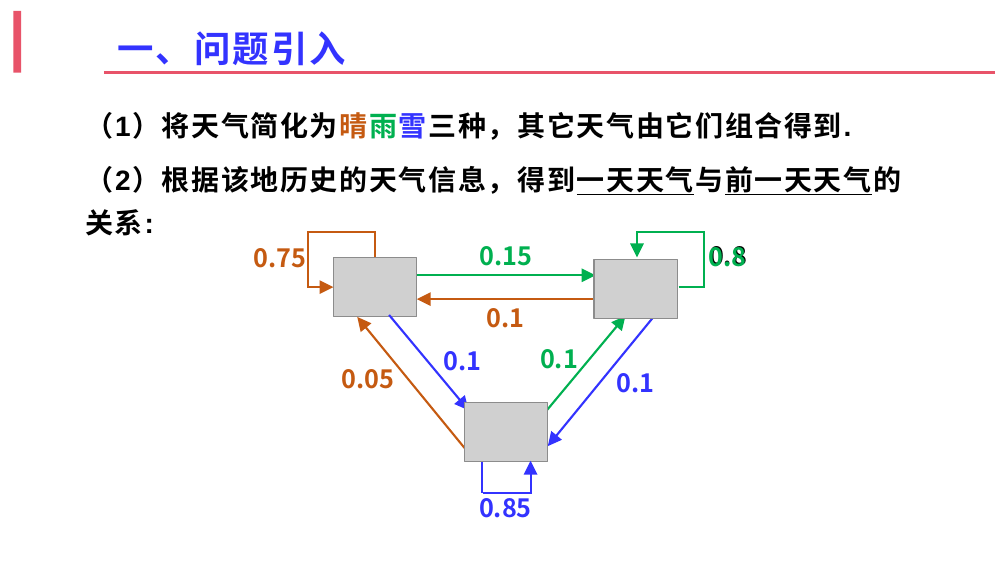
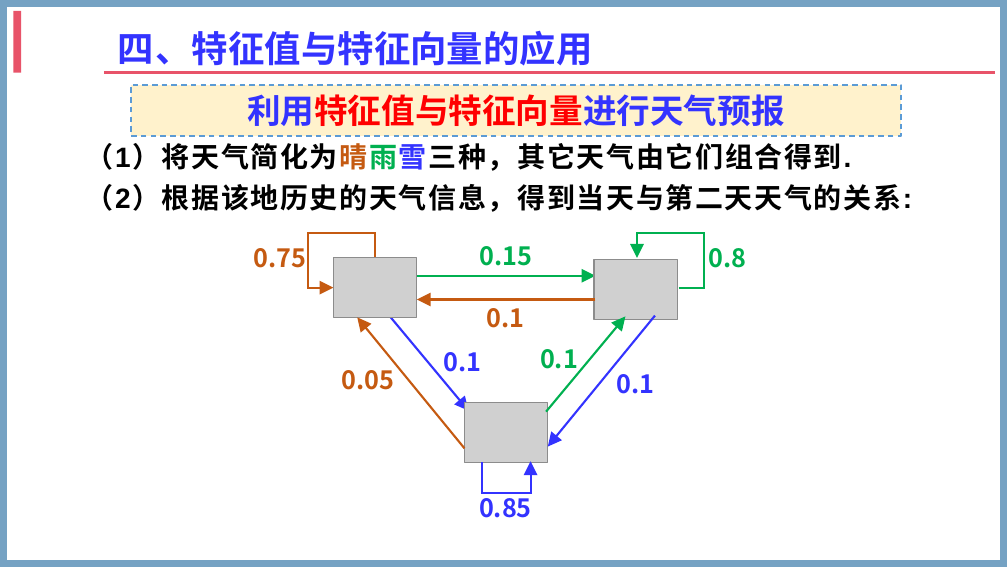
Before and after one commit to zhangshenxing/zhangshenxing.github.io, a slide deck: slide 7 of zsx.pptx (slide 3 before the commit). Drawn at 1008x567 pixels with LibreOffice and Linux fonts; fonts in the diff are those of the drawing; grey boxes stand for pictures; background and template pictures are left out. Boxes give left, top, right and bottom in pixels: in the first picture for what was removed or moved away, otherwise in the second. Text is boxed around its words. In the diff, an @@ line names an element or a change of style, - is before the commit and + after.

```diff
--- a/zsx.pptx
+++ b/zsx.pptx
@@ rectangle added at [4, 4, 1004, 563], outline #75A2C3 5 pt @@
@@ title at [117, 30, 592, 73]: text changed; font Arial to Noto Sans CJK SC @@
-一、问题引入
+四、特征值与特征向量的应用
@@ rectangle added at [131, 85, 901, 135], fill #FFF2CC, outline #5B9BD5 1 pt dashed, 24 pt, text #3333FF, bold @@
+利用特征值与特征向量进行天气预报
@@ text at [85, 143, 851, 171]: line spacing 1.3 to 1.1; less space between paragraphs @@
@@ text at [85, 184, 912, 212]: text changed @@
-（2）根据该地历史的天气信息，得到一天天气与前一天天气的关系:
+（2）根据该地历史的天气信息，得到当天与第二天天气的关系:
@@ text removed at [709, 246, 747, 267] @@
-0.8
```
Also in this commit, not shown: 10 other slides changed, 3 slides added, 4 slides removed.
